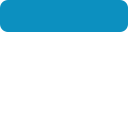
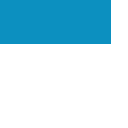
Layers edited between the first and the second w=128, h=128 image:
painted on "Blu Rect" (2nd of 2) over left=0, top=0, right=128, bottom=44
added layer "Layer 1" over left=0, top=0, right=128, bottom=44
